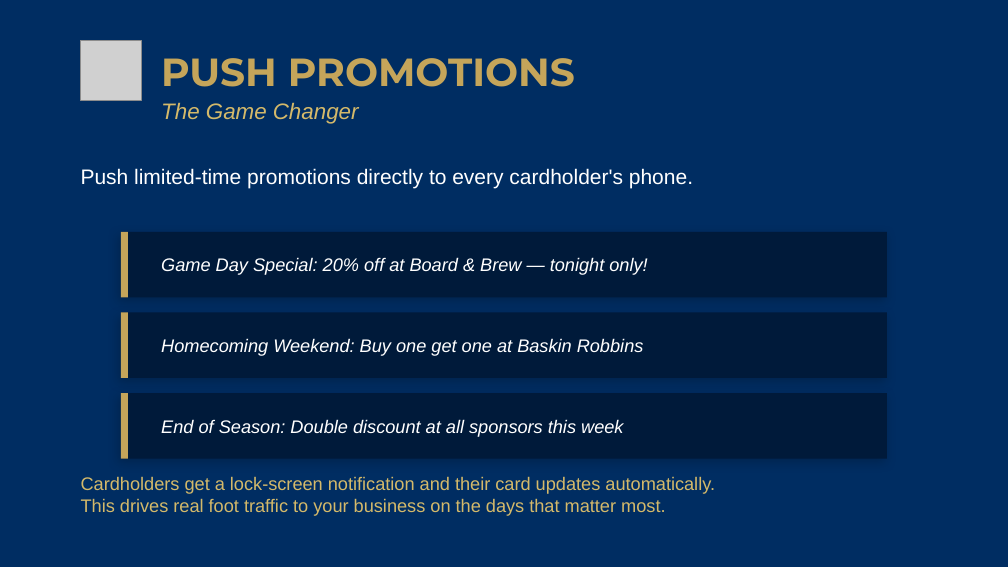
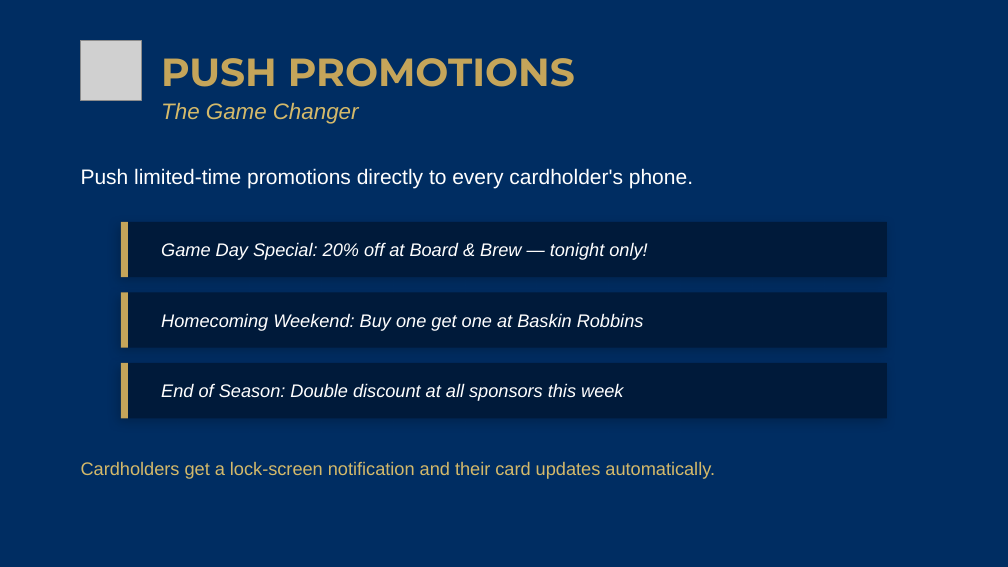
Before and after one commit to hoserR9/school-discount-pass, a slide deck: slide 7 of pitch/Del-Norte-Nighthawk-Sponsor-Pitch.pptx (slide 6 before the commit). Drawn at 1008x567 pixels with LibreOffice and Linux fonts; fonts in the diff are those of the drawing; grey boxes stand for pictures. Boxes give left, top, right and bottom in pixels: in the first picture for what was removed or moved away, otherwise in the second. Text is boxed around its words. In the diff, an @@ line names an element or a change of style, - is before the commit and + after.

```diff
--- a/pitch/Del-Norte-Nighthawk-Sponsor-Pitch.pptx
+++ b/pitch/Del-Norte-Nighthawk-Sponsor-Pitch.pptx
@@ rectangle: place and size @@
-rectangle at bbox=[121, 232, 887, 297]
+rectangle at bbox=[121, 222, 887, 277]
@@ rectangle: place and size @@
-rectangle at bbox=[121, 232, 128, 297]
+rectangle at bbox=[121, 222, 128, 277]
@@ text "Game Day Special: 20% off ...": place and size @@
-text "Game Day Special: 20% off ..." at bbox=[161, 257, 647, 275]
+text "Game Day Special: 20% off ..." at bbox=[161, 242, 647, 260]
@@ rectangle: place and size @@
-rectangle at bbox=[121, 312, 887, 378]
+rectangle at bbox=[121, 292, 887, 348]
@@ rectangle: place and size @@
-rectangle at bbox=[121, 312, 128, 378]
+rectangle at bbox=[121, 292, 128, 348]
@@ text "Homecoming Weekend: Buy one get ...": place and size @@
-text "Homecoming Weekend: Buy one get ..." at bbox=[161, 338, 644, 356]
+text "Homecoming Weekend: Buy one get ..." at bbox=[161, 313, 644, 331]
@@ rectangle: place and size @@
-rectangle at bbox=[121, 393, 887, 459]
+rectangle at bbox=[121, 363, 887, 418]
@@ rectangle: place and size @@
-rectangle at bbox=[121, 393, 128, 459]
+rectangle at bbox=[121, 363, 128, 418]
@@ text "End of Season: Double discount ...": place and size @@
-text "End of Season: Double discount ..." at bbox=[161, 419, 623, 437]
+text "End of Season: Double discount ..." at bbox=[161, 383, 623, 401]
@@ text "Cardholders get a lock-screen notification ...": place and size @@
-text "Cardholders get a lock-screen notification ..." at bbox=[81, 476, 715, 516]
+text "Cardholders get a lock-screen notification ..." at bbox=[81, 461, 715, 479]
@@ text at bbox=[81, 498, 665, 516]: paragraph removed @@
-This drives real foot traffic to your business on the days that matter most.
```
Also in this commit, not shown: 7 other slides changed, 3 slides added, 2 slides removed, 10 other files.
